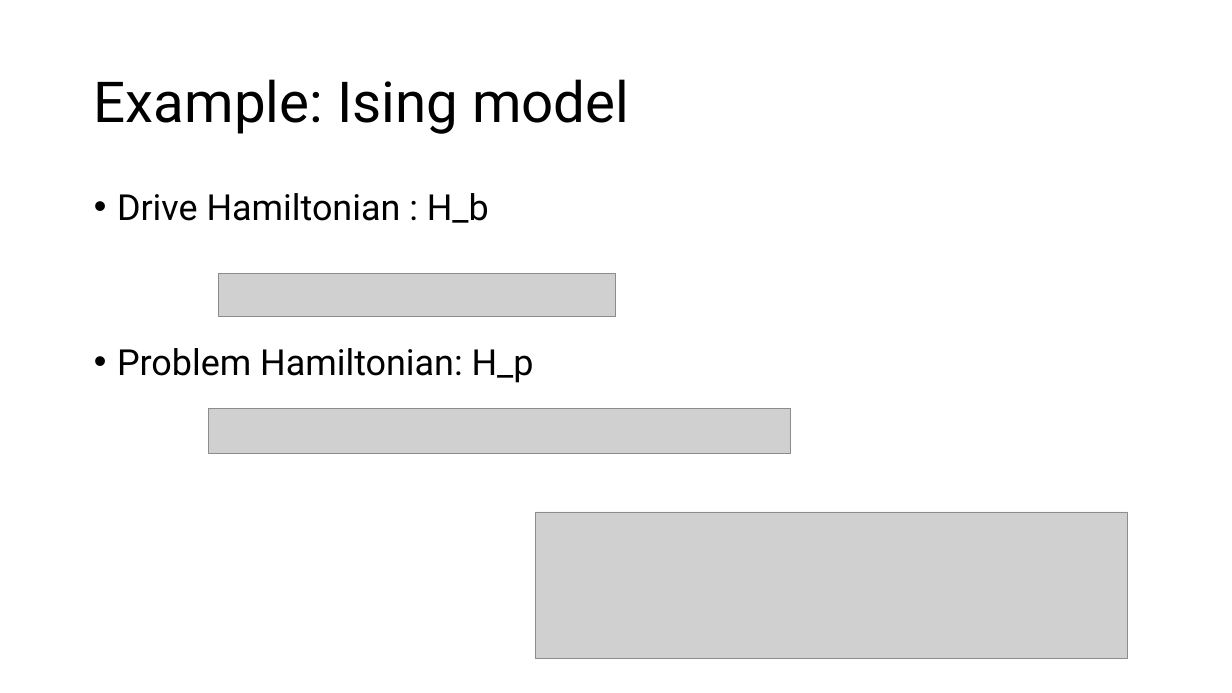
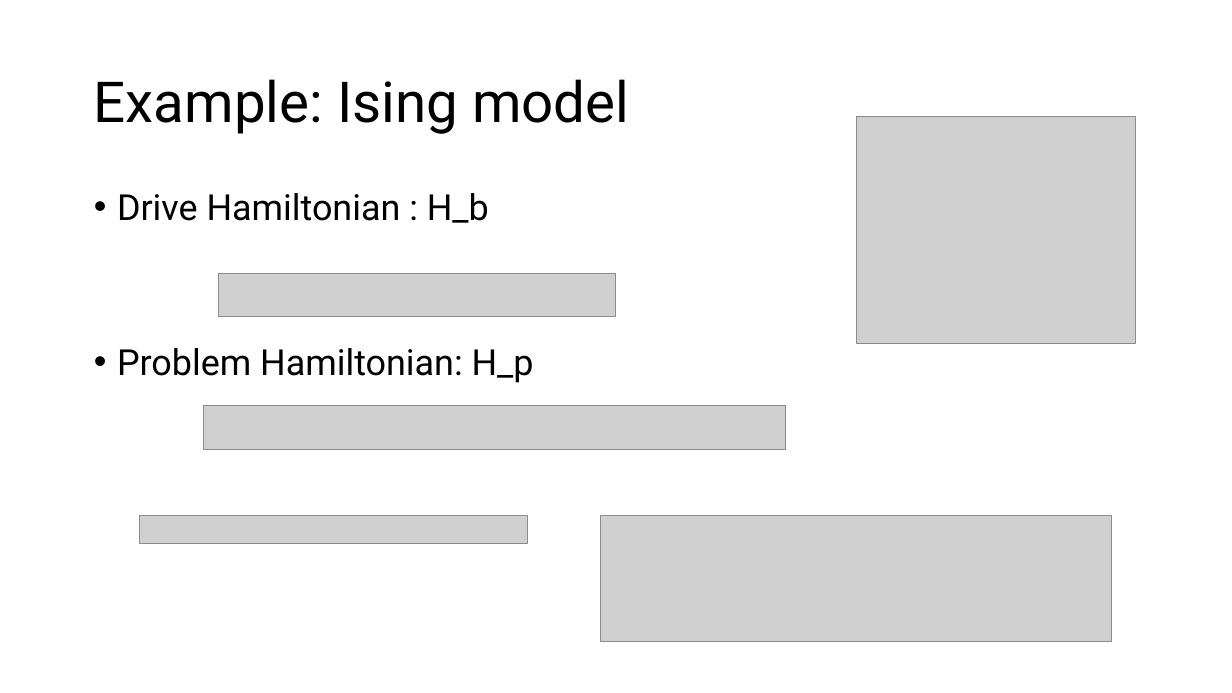
Before and after one commit to ahmad-shafiei/Quantum_Algorithm_Fundation, a slide deck: slide 9 of Presentation/Main_structure_backup.pptx (slide 7 before the commit). Drawn at 1232x693 pixels with LibreOffice and Linux fonts; fonts in the diff are those of the drawing; grey boxes stand for pictures. Boxes give left, top, right and bottom in pixels: in the first picture for what was removed or moved away, otherwise in the second. Text is boxed around its words. In the diff, an @@ line names an element or a change of style, - is before the commit and + after.

```diff
--- a/Presentation/Main_structure_backup.pptx
+++ b/Presentation/Main_structure_backup.pptx
@@ picture added at box(856, 116, 1136, 343) @@
@@ picture: place and size @@
-picture at box(209, 409, 791, 453)
+picture at box(203, 406, 786, 450)
@@ picture added at box(140, 516, 528, 543) @@
@@ picture: place and size @@
-picture at box(536, 512, 1128, 658)
+picture at box(601, 516, 1113, 642)
```
Also in this commit, not shown: 9 other slides changed, 3 slides added, 1 slide removed, 21 other files.
